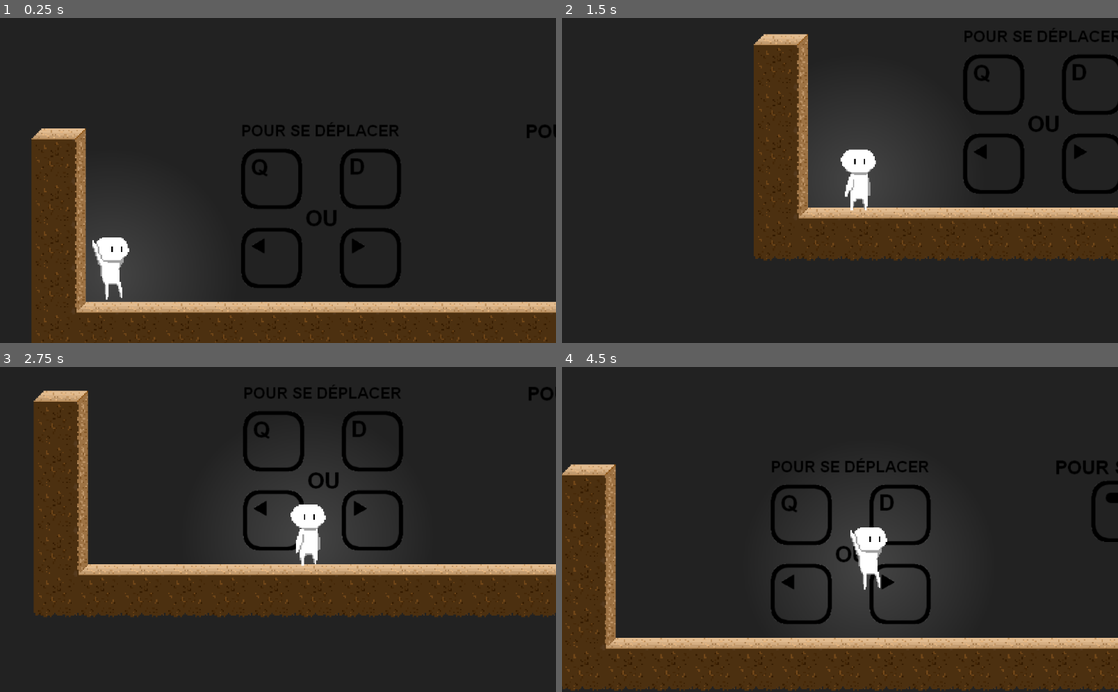
Above: before the commit, frames 1-4 (two rows, left to right).
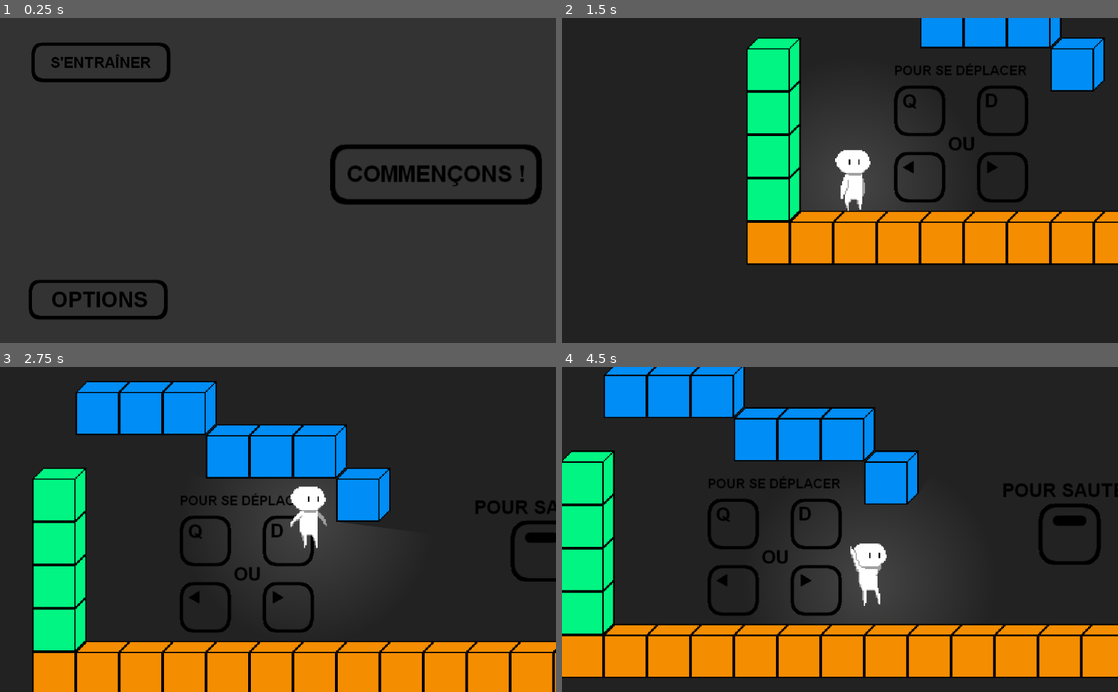
Above: after the commit, the same moments.

Repository: sSolal/GameJam
Game: Godot game, scene res://Menu.tscn
The game is run twice, just before and just after one commit, with the same random seed, the same clock (stepped at 60 frames per second) and the same inputs. Before the commit the project starts from res://Main.tscn.
Inputs (mouse positions are in pixels of both pictures, inside the frame that each line leads up to):
- Up to frame 1 (0.25 s): no input
- Up to frame 2 (1.5 s): click (662, 63) at 0.52 s; hold Right (ui_right) from 1.28 s (still down)
- Up to frame 3 (2.75 s): keep holding Right (ui_right); tap Up (ui_up) at 1.52, 2.27 s
- Up to frame 4 (4.5 s): release Right (ui_right) at 2.78 s; hold Left (ui_left) 2.78-3.53 s; hold Right (ui_right) from 3.53 s (still down); tap Up (ui_up) at 3.77 s

The runs differ from the first frame. In frame 1, 24% of the frame differs, in the area x 5-100%, y 7-100%; in frame 2, 25%; in frame 3, 49%, in the area x 5-100%, y 4-100%; in frame 4, 40%.

Commit message:
Add MENU

Diff:
--- a/Main.tscn
+++ b/Main.tscn
@@ -1,11 +1,12 @@
-[gd_scene load_steps=7 format=2]
+[gd_scene load_steps=8 format=2]
 
 [ext_resource path="res://Camera2D.gd" type="Script" id=1]
 [ext_resource path="res://Ressources/UI/tuto1.png" type="Texture" id=2]
 [ext_resource path="res://Ressources/UI/tuto2.png" type="Texture" id=3]
 [ext_resource path="res://Ressources/UI/tuto3.png" type="Texture" id=4]
-[ext_resource path="res://Ressources/Tilesets/tilesetfront.tres" type="TileSet" id=5]
-[ext_resource path="res://Player.tscn" type="PackedScene" id=6]
+[ext_resource path="res://Ressources/UI/tuto4.png" type="Texture" id=5]
+[ext_resource path="res://Ressources/Tilesets/tilesetfront.tres" type="TileSet" id=6]
+[ext_resource path="res://Player.tscn" type="PackedScene" id=7]
 
 [node name="Node" type="Node"]
 
@@ -42,9 +43,13 @@
 position = Vector2( 728.622, -172.116 )
 texture = ExtResource( 4 )
 
+[node name="tuto4" type="Sprite" parent="Tutos"]
+position = Vector2( 1622.33, 102.522 )
+texture = ExtResource( 5 )
+
 [node name="TileMap" type="TileMap" parent="."]
 mode = 2
-tile_set = ExtResource( 5 )
+tile_set = ExtResource( 6 )
 cell_size = Vector2( 32, 32 )
 cell_custom_transform = Transform2D( 32, 0, 0, -32, 0, 0 )
 format = 1
--- a/Menu.gd
+++ b/Menu.gd
@@ -9,5 +9,16 @@
 	pass # Replace with function body.
 
 # Called every frame. 'delta' is the elapsed time since the previous frame.
-#func _process(delta):
-#	pass
+func _process(delta):
+	pass
+
+func _on_Button3_pressed():
+	get_tree().change_scene("res://Main.tscn")
+
+
+func _on_Button_pressed():
+	get_tree().change_scene("res://Tuto.tscn")
+
+
+func _on_Button2_pressed():
+	pass # Replace with function body.
--- a/Menu.tscn
+++ b/Menu.tscn
@@ -1,6 +1,44 @@
-[gd_scene load_steps=2 format=2]
+[gd_scene load_steps=5 format=2]
 
 [ext_resource path="res://Menu.gd" type="Script" id=1]
+[ext_resource path="res://Ressources/UI/buttonTr.png" type="Texture" id=2]
+[ext_resource path="res://Ressources/UI/buttonOp.png" type="Texture" id=3]
+[ext_resource path="res://Ressources/UI/buttonSt.png" type="Texture" id=4]
 
 [node name="Node2D" type="Node2D"]
 script = ExtResource( 1 )
+
+[node name="ColorRect" type="ColorRect" parent="."]
+margin_top = -2.0
+margin_right = 1026.0
+margin_bottom = 603.0
+color = Color( 0.203922, 0.203922, 0.203922, 1 )
+
+[node name="Button" type="Button" parent="."]
+margin_left = 52.4044
+margin_top = 42.0132
+margin_right = 320.404
+margin_bottom = 122.013
+icon = ExtResource( 2 )
+flat = true
+
+[node name="Button2" type="Button" parent="."]
+margin_left = 47.0112
+margin_top = 479.549
+margin_right = 315.011
+margin_bottom = 559.549
+icon = ExtResource( 3 )
+flat = true
+
+[node name="Button3" type="Button" parent="."]
+margin_left = 598.799
+margin_top = 227.586
+margin_right = 866.799
+margin_bottom = 307.586
+rect_scale = Vector2( 1.52425, 1.52425 )
+size_flags_horizontal = 3
+icon = ExtResource( 4 )
+flat = true
+[connection signal="pressed" from="Button" to="." method="_on_Button_pressed"]
+[connection signal="pressed" from="Button2" to="." method="_on_Button2_pressed"]
+[connection signal="pressed" from="Button3" to="." method="_on_Button3_pressed"]
--- a/Tuto.tscn
+++ b/Tuto.tscn
@@ -29,17 +29,17 @@
 scale = Vector2( 0.525463, 0.525463 )
 
 [node name="tuto1" type="Sprite" parent="Tutos"]
-position = Vector2( -795.898, 15.9784 )
-scale = Vector2( 0.942358, 0.942358 )
+position = Vector2( -900.749, 43.1618 )
+scale = Vector2( 0.790664, 0.790664 )
 texture = ExtResource( 2 )
 
 [node name="tuto2" type="Sprite" parent="Tutos"]
-position = Vector2( -412.389, -40.963 )
+position = Vector2( -484.878, 10.8151 )
 scale = Vector2( 0.961571, 0.961571 )
 texture = ExtResource( 3 )
 
 [node name="tuto3" type="Sprite" parent="Tutos"]
-position = Vector2( 728.622, -172.116 )
+position = Vector2( 552.576, -117.749 )
 texture = ExtResource( 4 )
 
 [node name="TileMap" type="TileMap" parent="."]
@@ -54,5 +54,5 @@
 }
 
 [node name="Player" parent="." instance=ExtResource( 6 )]
-position = Vector2( 90.2809, 508.653 )
+position = Vector2( 91.6413, 505.932 )
 z_index = 1
--- /dev/null
+++ b/default_bus_layout.tres
@@ -0,0 +1,4 @@
+[gd_resource type="AudioBusLayout" format=2]
+
+[resource]
+bus/0/volume_db = -27.1
--- a/project.godot
+++ b/project.godot
@@ -16,7 +16,7 @@
 [application]
 
 config/name="GameJams"
-run/main_scene="res://Main.tscn"
+run/main_scene="res://Menu.tscn"
 config/icon="res://icon.png"
 
 [input]
Not shown: 1 places in Main.tscn that only renumber resources
Binary file added: Ressources/UI/buttonOp.png
Not shown, added: Ressources/UI/buttonOp.png.import
Binary file added: Ressources/UI/buttonSt.png
Not shown, added: Ressources/UI/buttonSt.png.import
Binary file added: Ressources/UI/buttonTr.png
Not shown, added: Ressources/UI/buttonTr.png.import
Binary file added: Ressources/UI/tuto4.png
Not shown, added: Ressources/UI/tuto4.png.import
Not shown, added: Ressources/UI/buttonOp.pfi
Not shown, added: Ressources/UI/buttonSt.pfi
Not shown, added: Ressources/UI/buttonTr.pfi
(and 4 more such lines)
